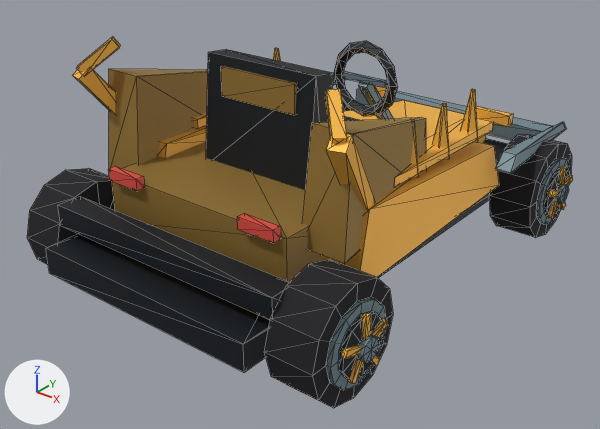
An edit to the glTF model DLC/DragonBallZ/assets/kart/dragon-ball-z/vegeta-dbz/kart.glb, drawn before and after from the same camera.
Both versions are drawn from a 50 mm camera at (2.76, -3.65, 2.45) aimed at (0.03, -0.23, 0.34). Lighting does not change. The marker at lower left points along +X, +Y and +Z. The older version comes first. Mesh edges are drawn as thin lines. Where no turn or scale is listed for an object, it has been applied to the vertices. Vertices at exactly the same position are counted once.

Script lines for the objects in view, before the commit:
```python
me_chassis = bpy.data.meshes.new('chassis')
me_chassis.from_pydata(...)  # 356 vertices, 576 faces; spans x -0.94..0.94, y -1.47..1.6, z 0.23..1.38
me_chassis.materials.append(mat_chassis_vertex_colours)
me_wheel_front_left = bpy.data.meshes.new('wheel-front-left')
me_wheel_front_left.from_pydata(...)  # 132 vertices, 228 faces; spans x -0.22..0.135, y -0.31..0.31, z -0.31..0.31
me_wheel_front_left.materials.append(mat_wheel_vertex_colours)
me_wheel_front_right = bpy.data.meshes.new('wheel-front-right')
me_wheel_front_right.from_pydata(...)  # 132 vertices, 228 faces; spans x -0.135..0.22, y -0.31..0.31, z -0.31..0.31
me_wheel_front_right.materials.append(mat_wheel_vertex_colours)
me_wheel_rear_left = bpy.data.meshes.new('wheel-rear-left')
me_wheel_rear_left.from_pydata(...)  # 132 vertices, 228 faces; spans x -0.22..0.135, y -0.31..0.31, z -0.31..0.31
me_wheel_rear_left.materials.append(mat_wheel_vertex_colours)
me_wheel_rear_right = bpy.data.meshes.new('wheel-rear-right')
me_wheel_rear_right.from_pydata(...)  # 132 vertices, 228 faces; spans x -0.135..0.22, y -0.31..0.31, z -0.31..0.31
me_wheel_rear_right.materials.append(mat_wheel_vertex_colours)
ob_chassis = bpy.data.objects.new('chassis', me_chassis)
ob_chassis.location = (0.0, 0.0, 0.0)
ob_wheel_front_left = bpy.data.objects.new('wheel-front-left', me_wheel_front_left)
ob_wheel_front_left.location = (-0.875, 1.065, 0.31)
ob_wheel_front_right = bpy.data.objects.new('wheel-front-right', me_wheel_front_right)
ob_wheel_front_right.location = (0.875, 1.065, 0.31)
ob_wheel_rear_left = bpy.data.objects.new('wheel-rear-left', me_wheel_rear_left)
ob_wheel_rear_left.location = (-0.875, -1.065, 0.31)
ob_wheel_rear_right = bpy.data.objects.new('wheel-rear-right', me_wheel_rear_right)
ob_wheel_rear_right.location = (0.875, -1.065, 0.31)
```
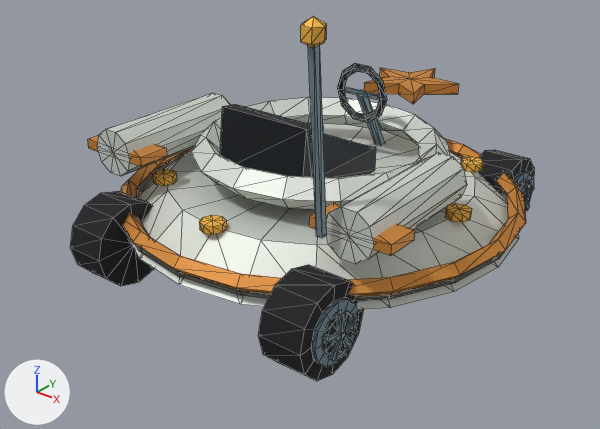
The change, as a diff of the scene's bpy script:
```diff
--- a/DLC/DragonBallZ/assets/kart/dragon-ball-z/vegeta-dbz/kart.glb.py
+++ b/DLC/DragonBallZ/assets/kart/dragon-ball-z/vegeta-dbz/kart.glb.py
@@ me_wheel_front_left @@
-me_wheel_front_left.from_pydata(...)  # 132 vertices, 228 faces; spans x -0.22..0.135, y -0.31..0.31, z -0.31..0.31
+me_wheel_front_left.from_pydata(...)  # 113 vertices, 196 faces; spans x -0.182..0.125, y -0.25..0.25, z -0.25..0.25
+# me_wheel_front_left part 1: the loose piece of 26 vertices spanning x -0.135..0.135, y -0.31..0.31, z -0.31..0.31 is rebuilt with 51 vertices and now spans x -0.149..0.125, y -0.25..0.25, z -0.25..0.25
+# other edits to the shape of me_wheel_front_left do not show in these pictures
 me_wheel_front_left.materials.append(mat_wheel_vertex_colours)
@@ me_wheel_rear_left @@
-me_wheel_rear_left.from_pydata(...)  # 132 vertices, 228 faces; spans x -0.22..0.135, y -0.31..0.31, z -0.31..0.31
+me_wheel_rear_left.from_pydata(...)  # 113 vertices, 196 faces; spans x -0.182..0.125, y -0.25..0.25, z -0.25..0.25
+# me_wheel_rear_left part 2: the loose piece of 26 vertices spanning x -0.135..0.135, y -0.31..0.31, z -0.31..0.31 is rebuilt with 51 vertices and now spans x -0.149..0.125, y -0.25..0.25, z -0.25..0.25
+# other edits to the shape of me_wheel_rear_left do not show in these pictures
 me_wheel_rear_left.materials.append(mat_wheel_vertex_colours)
@@ me_wheel_front_right @@
-me_wheel_front_right.from_pydata(...)  # 132 vertices, 228 faces; spans x -0.135..0.22, y -0.31..0.31, z -0.31..0.31
+me_wheel_front_right.from_pydata(...)  # 113 vertices, 196 faces; spans x -0.125..0.182, y -0.25..0.25, z -0.25..0.25
+# me_wheel_front_right part 3: a new loose piece, a 10-sided cylinder along x spanning x 0.14..0.165, y -0.107..0.107, z -0.112..0.113, in mat_wheel_vertex_colours
+# me_wheel_front_right part 4: a new loose piece, a box spanning x 0.158..0.182, y -0.015..0.015, z 0.0..0.125, in mat_wheel_vertex_colours
+# me_wheel_front_right part 5: the loose piece of 26 vertices spanning x -0.135..0.135, y -0.31..0.31, z -0.31..0.31 is rebuilt with 51 vertices and now spans x -0.125..0.149, y -0.25..0.25, z -0.25..0.25
+# me_wheel_front_right part 6: 106 vertices removed from x 0.133..0.22, y -0.217..0.217, z -0.217..0.217; 32 vertices added at x 0.158..0.182, y -0.124..0.124, z -0.11..0.053
 me_wheel_front_right.materials.append(mat_wheel_vertex_colours)
@@ me_wheel_rear_right @@
-me_wheel_rear_right.from_pydata(...)  # 132 vertices, 228 faces; spans x -0.135..0.22, y -0.31..0.31, z -0.31..0.31
+me_wheel_rear_right.from_pydata(...)  # 113 vertices, 196 faces; spans x -0.125..0.182, y -0.25..0.25, z -0.25..0.25
+# me_wheel_rear_right part 7: a new loose piece, a 10-sided cylinder along x spanning x 0.14..0.165, y -0.107..0.107, z -0.112..0.113, in mat_wheel_vertex_colours
+# me_wheel_rear_right part 8: a new loose piece, a box spanning x 0.158..0.182, y -0.015..0.015, z 0.0..0.125, in mat_wheel_vertex_colours
+# me_wheel_rear_right part 9: the loose piece of 26 vertices spanning x -0.135..0.135, y -0.31..0.31, z -0.31..0.31 is rebuilt with 51 vertices and now spans x -0.125..0.149, y -0.25..0.25, z -0.25..0.25
+# me_wheel_rear_right part 10: 106 vertices removed from x 0.133..0.22, y -0.217..0.217, z -0.217..0.217; 32 vertices added at x 0.158..0.182, y -0.124..0.124, z -0.11..0.053
 me_wheel_rear_right.materials.append(mat_wheel_vertex_colours)
@@ ob_chassis @@
-ob_chassis = bpy.data.objects.new('chassis', me_chassis)
@@ ob_wheel_rear_left @@
 ob_wheel_rear_left = bpy.data.objects.new('wheel-rear-left', me_wheel_rear_left)
-ob_wheel_rear_left.location = (-0.875, -1.065, 0.31)
+ob_wheel_rear_left.location = (-0.7, -0.98, 0.25)
@@ ob_wheel_front_right @@
 ob_wheel_front_right = bpy.data.objects.new('wheel-front-right', me_wheel_front_right)
-ob_wheel_front_right.location = (0.875, 1.065, 0.31)
+ob_wheel_front_right.location = (0.7, 0.98, 0.25)
@@ ob_wheel_rear_right @@
 ob_wheel_rear_right = bpy.data.objects.new('wheel-rear-right', me_wheel_rear_right)
-ob_wheel_rear_right.location = (0.875, -1.065, 0.31)
+ob_wheel_rear_right.location = (0.7, -0.98, 0.25)
@@ ob_identity_saucer_motif_star @@
+ob_identity_saucer_motif_star = bpy.data.objects.new('identity-saucer-motif-star', me_identity_saucer_motif_star)  # 22 vertices, 40 faces; spans x -0.304..0.304, y 0.701..1.28, z 0.8..0.87
+ob_identity_saucer_motif_star.location = (0.0, 0.0, 0.0)
@@ ob_identity_saucer_motif_antenna @@
+ob_identity_saucer_motif_antenna = bpy.data.objects.new('identity-saucer-motif-antenna', me_identity_saucer_motif_antenna)  # 22 vertices, 36 faces; spans x 0.654..0.766, y -1.049..-0.913, z 0.699..1.715
+ob_identity_saucer_motif_antenna.location = (0.0, 0.0, 0.0)
@@ ob_identity_saucer_motif_rocket @@
+ob_identity_saucer_motif_rocket = bpy.data.objects.new('identity-saucer-motif-rocket', me_identity_saucer_motif_rocket)  # 82 vertices, 164 faces; spans x -1.05..1.05, y -0.87..0.11, z 0.58..0.84
+ob_identity_saucer_motif_rocket.location = (0.0, 0.0, 0.0)
@@ ob_identity_saucer_driver_cockpit @@
+ob_identity_saucer_driver_cockpit = bpy.data.objects.new('identity-saucer-driver-cockpit', me_identity_saucer_driver_cockpit)  # 80 vertices, 140 faces; spans x -0.3..0.3, y -0.557..0.679, z 0.459..1.086
+ob_identity_saucer_driver_cockpit.location = (0.0, 0.0, 0.0)
@@ ob_identity_saucer_saucer_double_rim @@
+ob_identity_saucer_saucer_double_rim = bpy.data.objects.new('identity-saucer-saucer-double-rim', me_identity_saucer_saucer_double_rim)  # 388 vertices, 704 faces; spans x -1.21..1.21, y -1.21..1.21, z 0.22..0.77
+ob_identity_saucer_saucer_double_rim.location = (0.0, 0.0, 0.0)
```

Location of each change, [x1, y1, x2, y2] in pixels of the pictures (600 x 429 px):
'chassis', deleted: before [46, 37, 566, 373]
'identity-saucer-saucer-double-rim', added: after [121, 97, 526, 310]
'wheel-rear-right', reshaped, moved (18% narrower, 22% shorter): before [264, 259, 393, 408]; after [258, 265, 363, 381]
'identity-saucer-motif-rocket', added: after [88, 93, 467, 264]
'identity-saucer-driver-cockpit', added: after [220, 63, 387, 178]
'wheel-rear-left', reshaped, moved: before [27, 168, 115, 265]; after [70, 191, 154, 286]
'wheel-front-right', reshaped, moved: before [489, 134, 573, 237]; after [477, 150, 534, 212]
'identity-saucer-motif-antenna', added (blue): after [300, 16, 327, 238]
'identity-saucer-motif-star', added (orange): after [364, 68, 459, 104]
'wheel-front-left', reshaped (not visible afterwards): before [342, 99, 351, 111]
part 3 of me_wheel_front_right, added (mostly hidden): after [518, 181, 530, 200]
part 4 of me_wheel_front_right, added: after [523, 179, 529, 198]
part 5 of me_wheel_front_right, rebuilt: before [489, 134, 572, 237]; after [477, 150, 534, 212]
part 6 of me_wheel_front_right, cut back: before [537, 158, 573, 224]; after [524, 184, 534, 211]
part 7 of me_wheel_rear_right, added: after [323, 311, 353, 355]
part 8 of me_wheel_rear_right, added: after [337, 310, 346, 336]
part 9 of me_wheel_rear_right, rebuilt (18% narrower, 22% shorter): before [264, 259, 393, 408]; after [258, 265, 363, 381]
part 10 of me_wheel_rear_right, cut back: before [326, 297, 388, 391]; after [323, 314, 358, 361]
